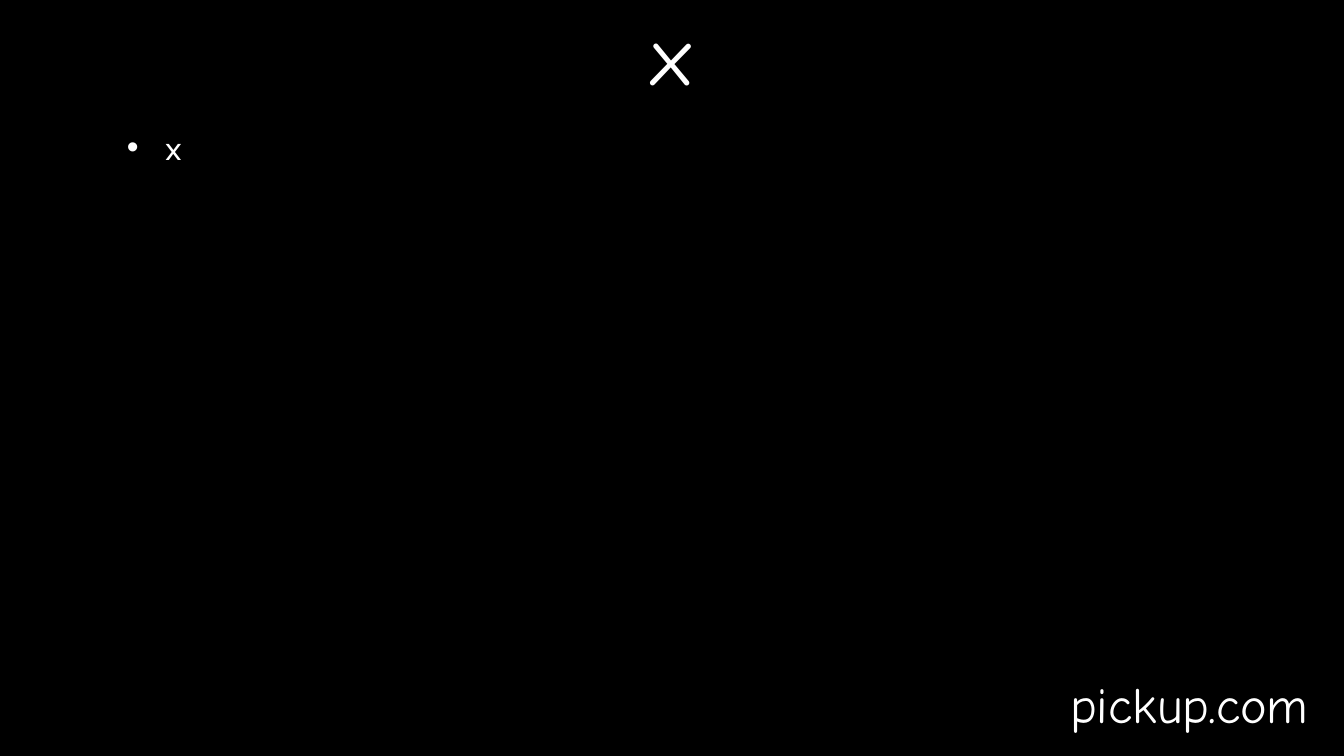
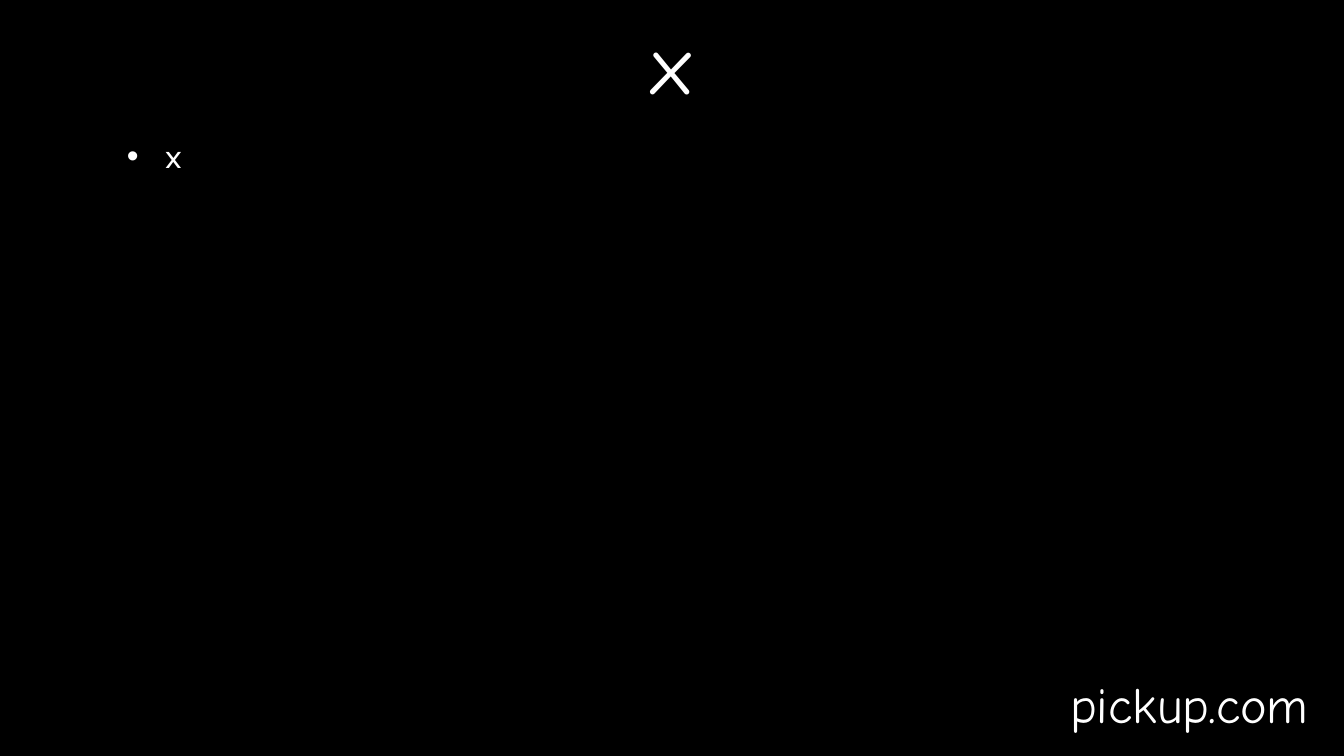
Before and after one commit to dsuare1/gp1, a slide deck: slide 8 of powerpoint/pickup.pptx. Drawn at 1344x756 pixels with LibreOffice and Linux fonts; fonts in the diff are those of the drawing; background and template pictures are left out. Boxes give left, top, right and bottom in pixels: in the first picture for what was removed or moved away, otherwise in the second. Text is boxed around its words. In the diff, an @@ line names an element or a change of style, - is before the commit and + after.

```diff
--- a/powerpoint/pickup.pptx
+++ b/powerpoint/pickup.pptx
@@ title "x": place and size @@
-title "x" at [651, 43, 691, 86]
+title "x" at [651, 52, 691, 95]
@@ text "x": place and size @@
-text "x" at [165, 144, 182, 160]
+text "x" at [165, 152, 182, 168]
```
Also in this commit, not shown: 6 other slides changed, 11 other files.
